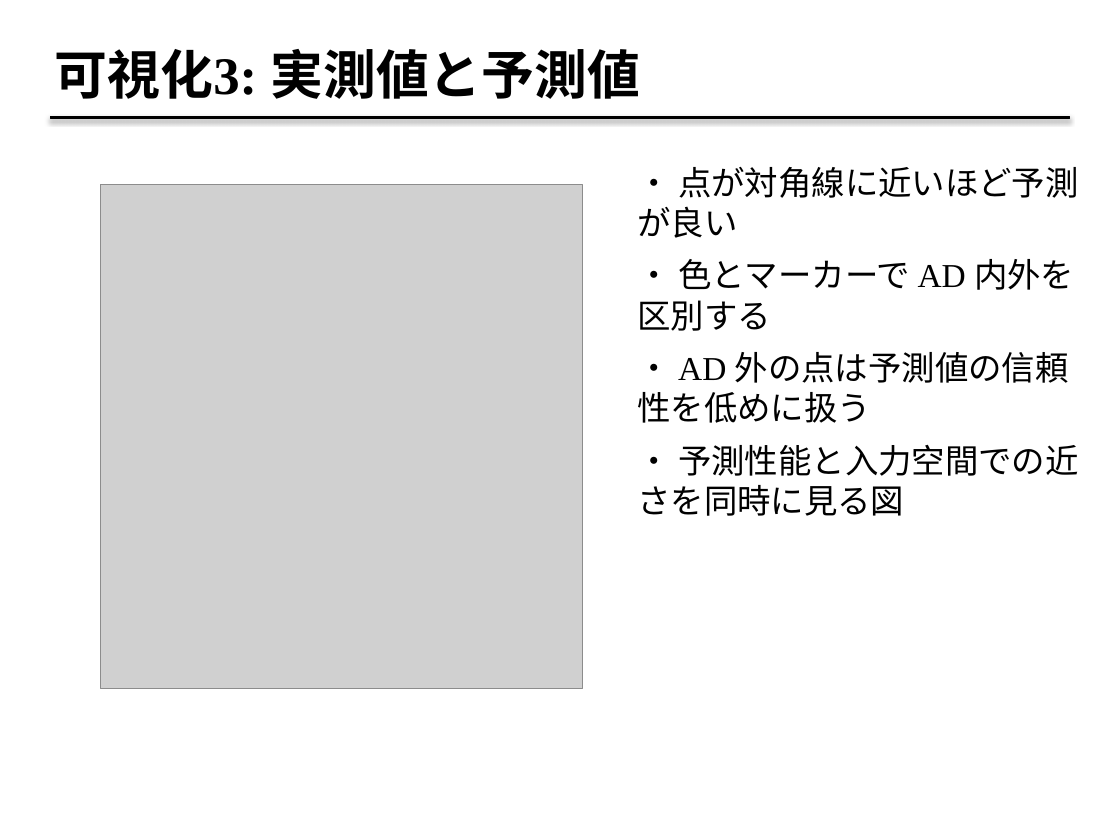
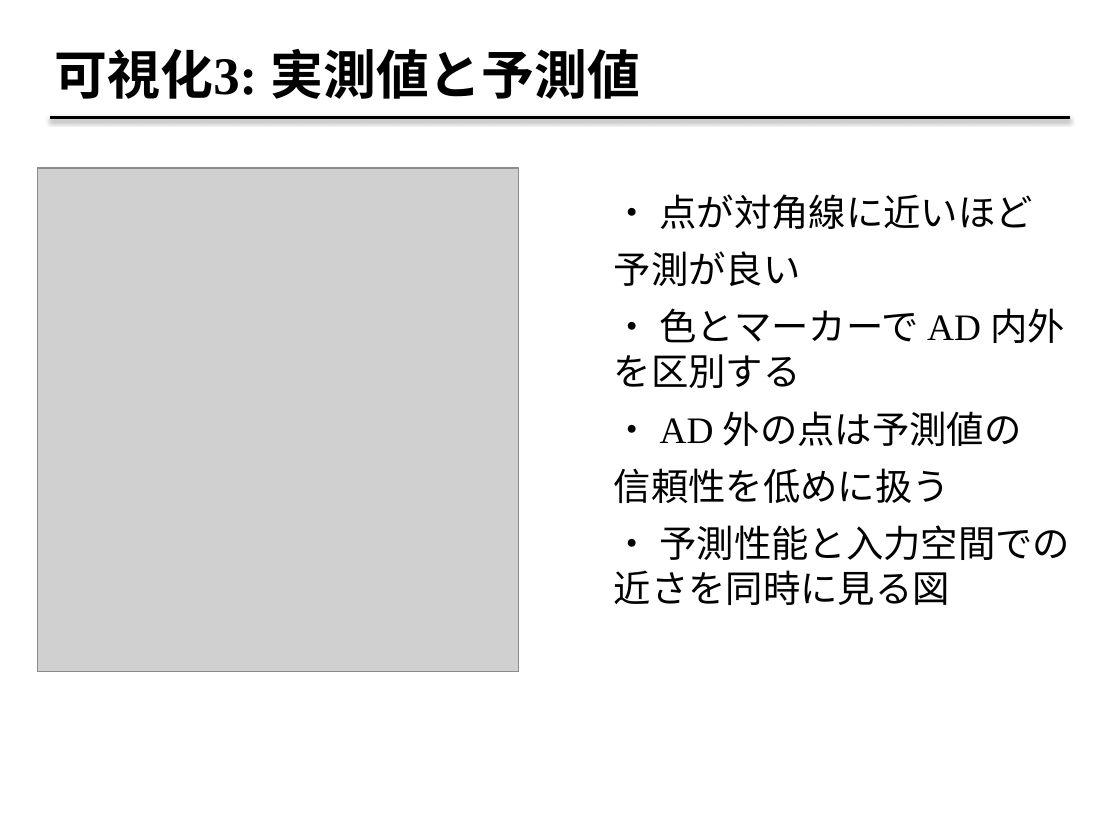
Before and after one commit to fukumoto-riku/python_seminar, a slide deck: slide 23 of 第7回/applicability-domain_2026_07_07.pptx. Drawn at 1120x840 pixels with LibreOffice and Linux fonts; fonts in the diff are those of the drawing; grey boxes stand for pictures. Boxes give left, top, right and bottom in pixels: in the first picture for what was removed or moved away, otherwise in the second. Text is boxed around its words. In the diff, an @@ line names an element or a change of style, - is before the commit and + after.

```diff
--- a/第7回/applicability-domain_2026_07_07.pptx
+++ b/第7回/applicability-domain_2026_07_07.pptx
@@ picture: place and size @@
-picture at [101,185,582,689]
+picture at [37,168,519,672]
@@ text "・ 点が対角線に近いほど": place and size @@
-text "・ 点が対角線に近いほど" at [637,167,1079,516]
+text "・ 点が対角線に近いほど" at [614,194,1071,605]
@@ text at [614,194,1033,286]: text changed; size 21.5 to 24 pt @@
-・ 点が対角線に近いほど予測が良い
+・ 点が対角線に近いほど
+予測が良い
@@ text at [614,308,1071,605]: size 21.5 to 24 pt in "・ 色とマーカーで AD 内外を区別する", "・ 予測性能と入力空間での近さを同時に見る図" @@
@@ text at [614,411,1022,503]: text changed; size 21.5 to 24 pt @@
-・ AD 外の点は予測値の信頼性を低めに扱う
+・ AD 外の点は予測値の
+信頼性を低めに扱う
```
Also in this commit, not shown: 11 other slides changed, 2 other files.
